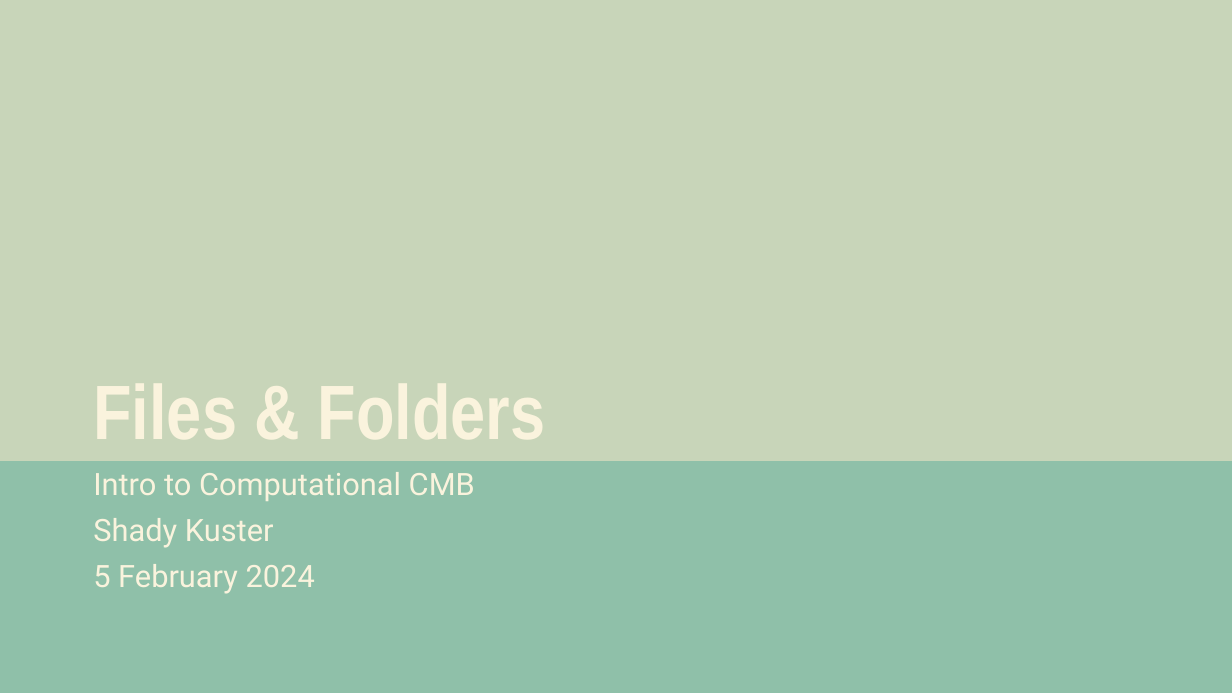
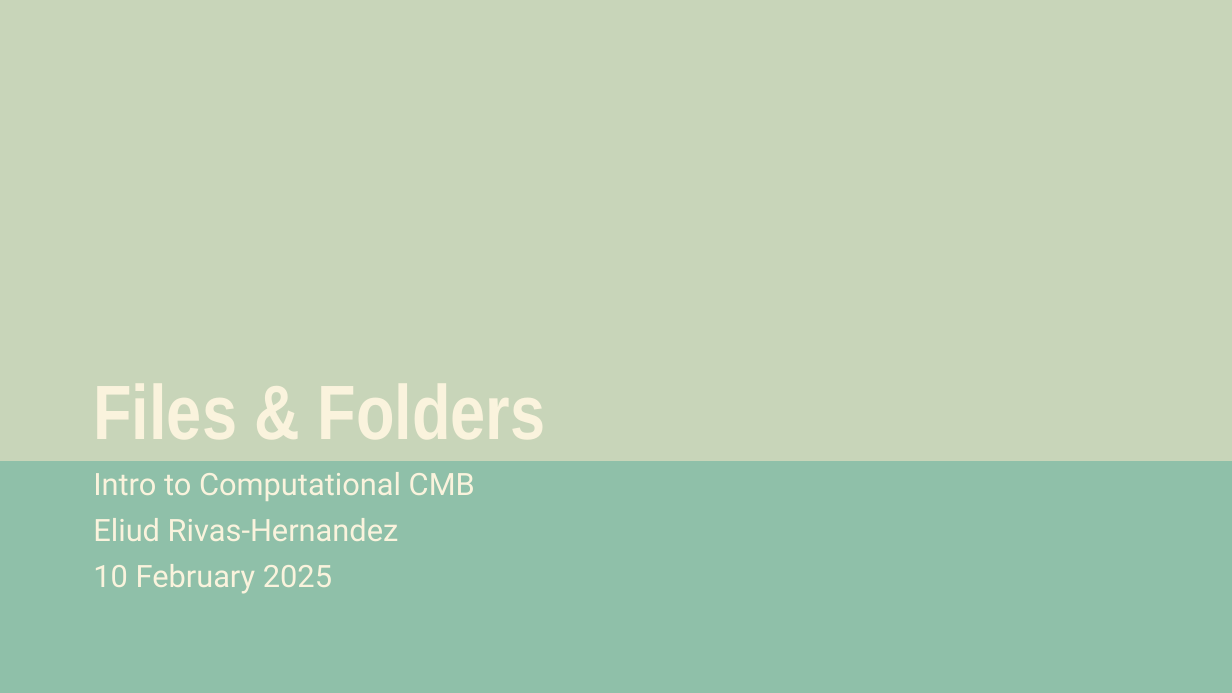
Before and after one commit to xelanola/CM515-course-2025, a slide deck: slide 1 of modules/03_Files_and_Folders/SP25-computationalCMB-FilesAndFolders-Eliud.pptx. Drawn at 1232x693 pixels with LibreOffice and Linux fonts; fonts in the diff are those of the drawing. Boxes give left, top, right and bottom in pixels: in the first picture for what was removed or moved away, otherwise in the second. Text is boxed around its words. In the diff, an @@ line names an element or a change of style, - is before the commit and + after.

```diff
--- a/modules/03_Files_and_Folders/SP25-computationalCMB-FilesAndFolders-Eliud.pptx
+++ b/modules/03_Files_and_Folders/SP25-computationalCMB-FilesAndFolders-Eliud.pptx
@@ text at (93,518,399,594): text changed @@
-Shady Kuster
-5 February 2024
+Eliud Rivas-Hernandez
+10 February 2025
```
Also in this commit, not shown: 4 other slides changed.
